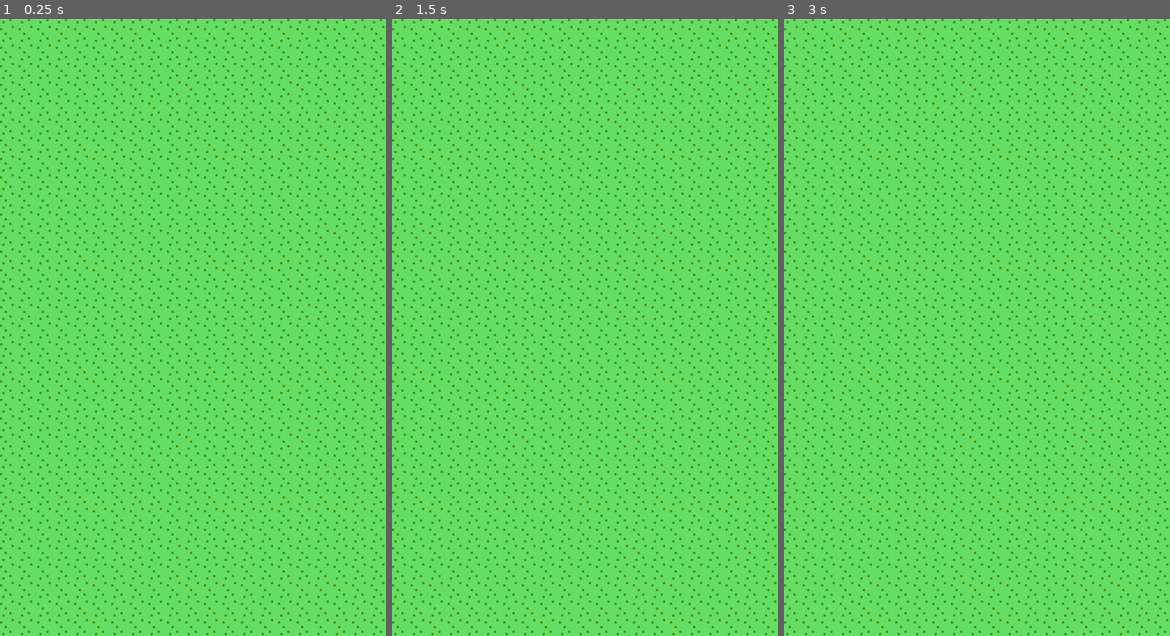
Above: before the commit, frames 1-3 (left to right).
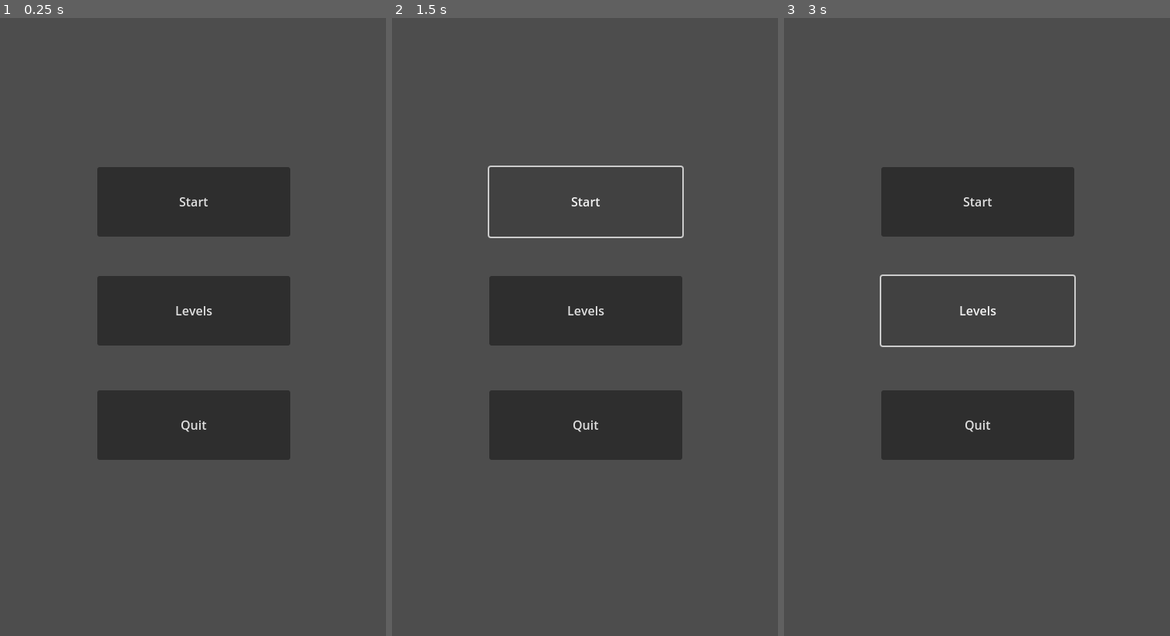
Above: after the commit, the same moments.

Repository: lxnbt/Olympic_Flame_JAM
Game: Godot game, scene res://menu.tscn
Same seed, same stepped clock (60 frames per second), same inputs: the game is played once before the commit and once after it. Before the commit the project starts from res://main.tscn.
Inputs (mouse positions are in pixels of both pictures, inside the frame that each line leads up to):
- Up to frame 1 (0.25 s): no input
- Up to frame 2 (1.5 s): click (585, 308) at 0.5 s, where only the run after the commit has a clickable "Levels"; click (585, 203) at 1.25 s, where only the run after the commit has a clickable "Start"
- Up to frame 3 (3 s): click (977, 203) at 2 s, where only the run after the commit has a clickable "Start"; click (977, 308) at 2.75 s, where only the run after the commit has a clickable "Levels"

The runs differ from the first frame. In frame 1, 100% of the frame differs, in the area x 0-100%, y 0-100%; in frame 2, 100%; in frame 3, 100%.

Commit message:
Add beginning of menu

Diff:
--- a/src/main.tscn
+++ b/src/Levels/1.tscn
@@ -485,16 +485,13 @@
 28:15/0 = 0
 29:15/0 = 0
 
-[sub_resource type="TileSet" id="TileSet_jes2i"]
+[sub_resource type="TileSet" id="TileSet_iupv4"]
 sources/0 = SubResource("TileSetAtlasSource_4c7w1")
 
-[node name="Main" type="Control"]
-layout_mode = 3
-anchors_preset = 0
+[node name="1" type="Node2D"]
 
 [node name="TextureRect" type="TextureRect" parent="."]
 texture_filter = 1
-layout_mode = 1
 anchors_preset = 15
 anchor_right = 1.0
 anchor_bottom = 1.0
--- /dev/null
+++ b/src/menu.tscn
@@ -0,0 +1,35 @@
+[gd_scene format=3 uid="uid://sms0tu7i6ilw"]
+
+[node name="Menu" type="Control"]
+layout_mode = 3
+anchors_preset = 15
+anchor_right = 1.0
+anchor_bottom = 1.0
+grow_horizontal = 2
+grow_vertical = 2
+size_flags_horizontal = 0
+
+[node name="Start" type="Button" parent="."]
+layout_mode = 2
+offset_left = 126.0
+offset_top = 193.0
+offset_right = 376.0
+offset_bottom = 283.0
+text = "Start"
+
+[node name="Quit" type="Button" parent="."]
+layout_mode = 2
+offset_left = 126.0
+offset_top = 482.0
+offset_right = 376.0
+offset_bottom = 572.0
+size_flags_vertical = 0
+text = "Quit"
+
+[node name="Levels" type="Button" parent="."]
+layout_mode = 2
+offset_left = 126.0
+offset_top = 334.0
+offset_right = 376.0
+offset_bottom = 424.0
+text = "Levels"
--- a/src/project.godot
+++ b/src/project.godot
@@ -11,7 +11,7 @@
 [application]
 
 config/name="Src"
-run/main_scene="res://main.tscn"
+run/main_scene="res://menu.tscn"
 config/features=PackedStringArray("4.2", "Mobile")
 config/icon="res://icon.svg"
 
Not shown: 2 places in src/Levels/1.tscn that only renumber resources
